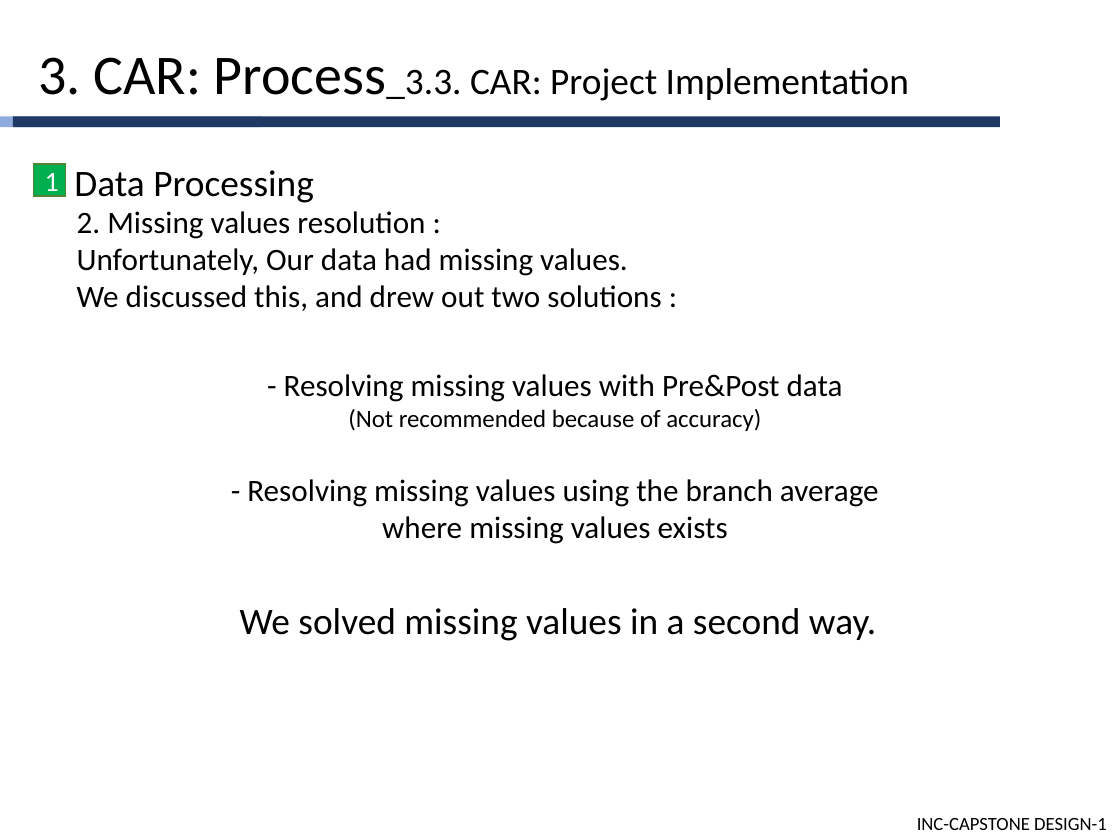
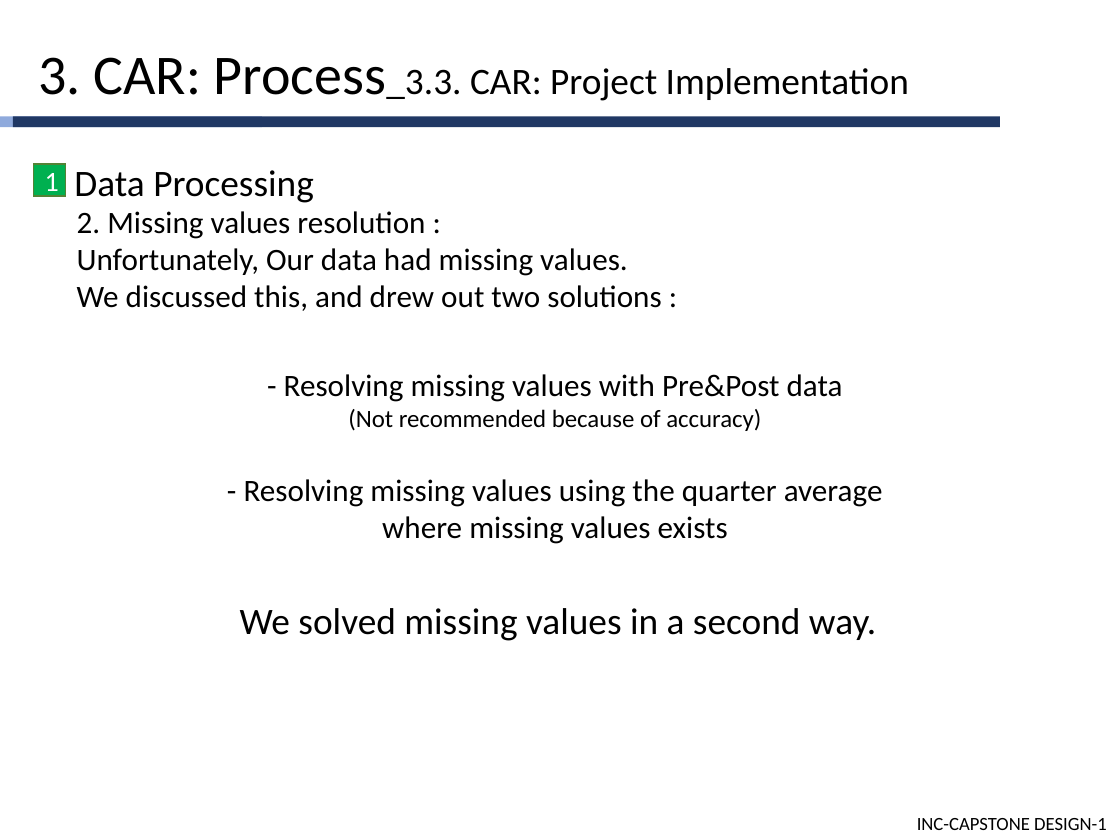
Before and after one commit to cutiecrab/CAR, a slide deck: slide 18 of 주차별 상세/최종보고/CAPSTONE PPT(FINAL).pptx. Drawn at 1120x840 pixels with LibreOffice and Linux fonts; fonts in the diff are those of the drawing. Boxes give left, top, right and bottom in pixels: in the first picture for what was removed or moved away, otherwise in the second. Text is boxed around its words. In the diff, an @@ line names an element or a change of style, - is before the commit and + after.

```diff
--- a/주차별 상세/최종보고/CAPSTONE PPT(FINAL).pptx
+++ b/주차별 상세/최종보고/CAPSTONE PPT(FINAL).pptx
@@ text at [244, 479, 883, 507]: text changed @@
-- Resolving missing values using the branch average
+- Resolving missing values using the quarter average
```
Also in this commit, not shown: 3 other slides changed.
